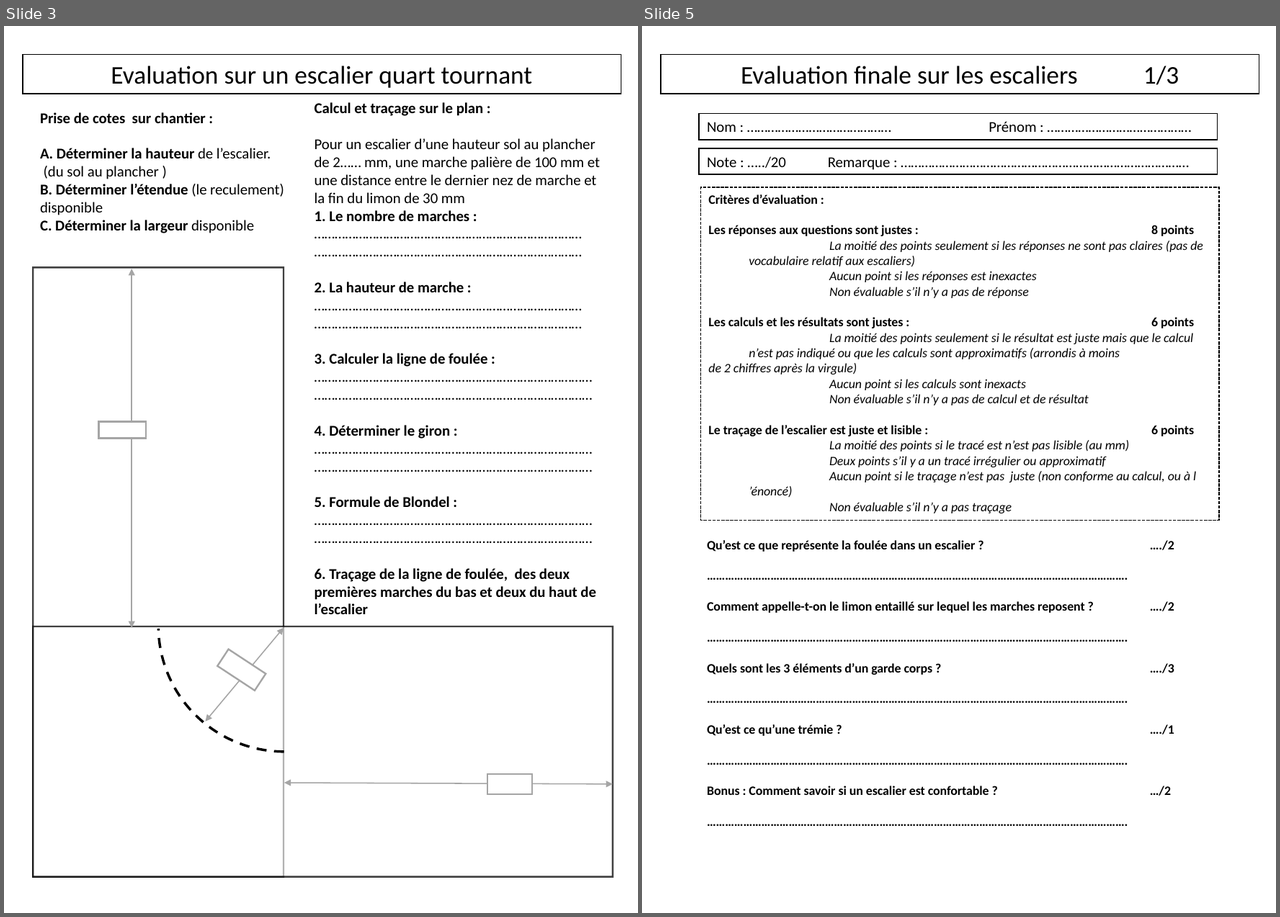
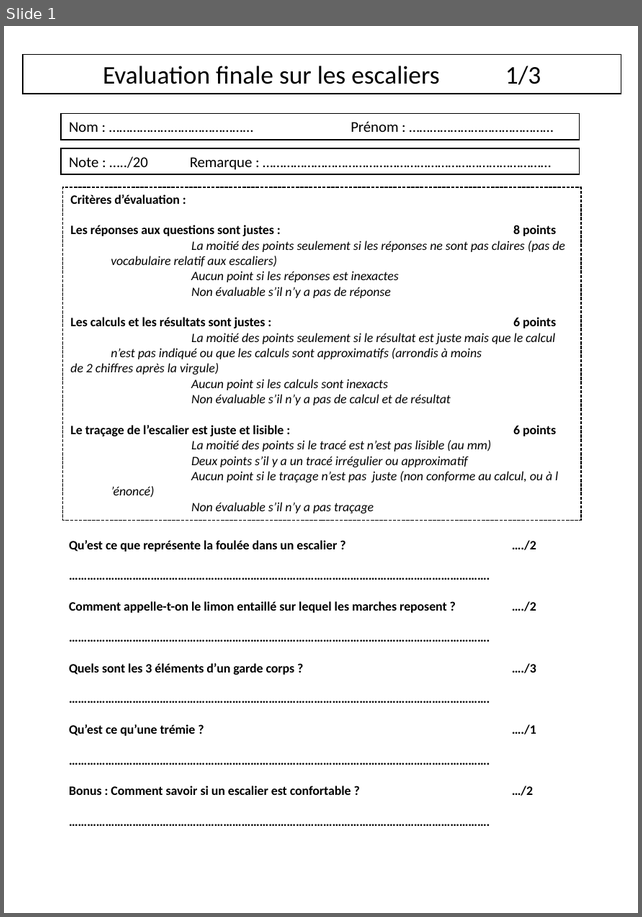
Before and after one commit to kduchevreuil/Cours-Menuiserie, a slide deck: escaliers.pptx. Shown side by side, each under a label of ours: slides 3 and 5 before the commit, slide 1 after it; the slides between them are not shown. The pictures are 1280x917 and 642x917 pixels, drawn with LibreOffice and Linux fonts; fonts in the diff are those of the drawing. Boxes give left, top, right and bottom in pixels: in the first picture for what was removed or moved away, otherwise in the second. Text is boxed around its words. In the diff, an @@ line names an element or a change of style, - is before the commit and + after.

```diff
--- a/escaliers.pptx
+++ b/escaliers.pptx
@@ slide 3 removed at [4,26,638,913], background #FFFFFF @@
@@ rectangle removed at [23,54,621,94] @@
-Evaluation sur un escalier quart tournant
@@ text removed at [314,102,599,614] @@
-Calcul et traçage sur le plan :
-Pour un escalier d’une hauteur sol au plancher de 2…… mm, une marche palière de 100 mm et une distance entre le dernier nez de marche et la fin du limon de 30 mm
-1. Le nombre de marches :
-……………………………………………………………………
-……………………………………………………………………
-2. La hauteur de marche :
-……………………………………………………………………
-……………………………………………………………………
-3. Calculer la ligne de foulée :
-………………………………………………………………………………………………………………………………………………
-4. Déterminer le giron :
-………………………………………………………………………
-………………………………………………………………………
-5. Formule de Blondel :
-………………………………………………………………………
-………………………………………………………………………
-6. Traçage de la ligne de foulée, des deux premières marches du bas et deux du haut de l’escalier
@@ text removed at [40,112,284,233] @@
-Prise de cotes sur chantier :
-A. Déterminer la hauteur de l’escalier.
-(du sol au plancher )
-B. Déterminer l’étendue (le reculement) disponible
-C. Déterminer la largeur disponible
@@ rectangle removed at [33,267,283,877] @@
@@ double arrow removed from (132, 269) to (132, 628) @@
@@ rectangle removed at [99,422,146,439] @@
@@ arc (boxed as its full ellipse) removed at [159,500,411,752] @@
@@ rectangle removed at [33,626,612,877] @@
@@ double arrow removed from (283, 628) to (206, 722) @@
@@ rectangle removed at [217,650,265,691] @@
@@ rectangle removed at [488,775,532,795] @@
@@ double arrow removed from (612, 784) to (284, 783) @@
@@ what was slide 5 is now slide 1 @@
```
Also in this commit, not shown: 1 slide changed, 3 other slides removed, 4 other files.
